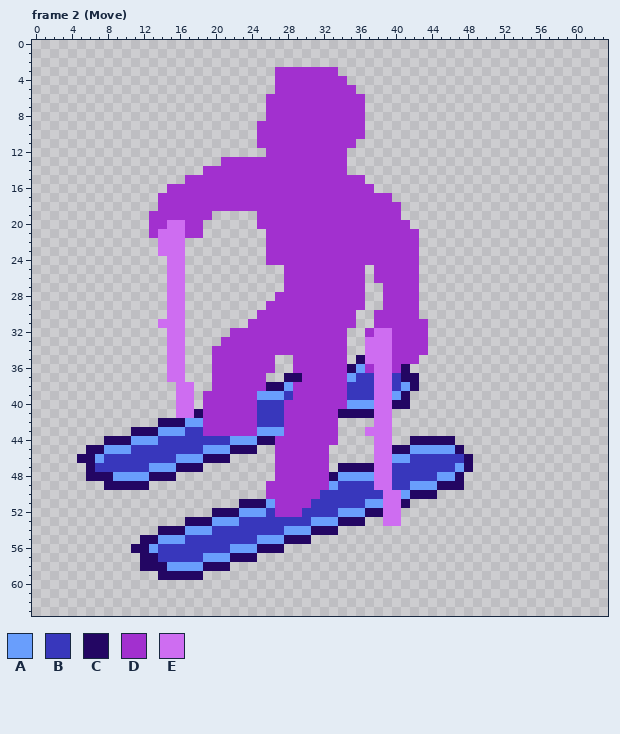
Edited in one commit: pixel-art file (Assets/Aseprite/PlayerExport.aseprite). This is how it looked before the edit.
64x64 pixels, 28 frames. Shown: frame 2 (Move). The commit also changed other frames, which this record leaves out.
Visible layers, top first: "Sticks", "Body", "Ski".
Palette (. is transparent): A #699efc  B #3837bc  C #230663  D #a230cf  E #ce6df1
Pixels before, frame 2 (Move) (only the part around the change), first column x 3:
 0 ......................................................
 1 ......................................................
 2 ......................................................
 3 ........................DDDDDDD.......................
 4 ........................DDDDDDDD......................
 5 ........................DDDDDDDDD.....................
 6 .......................DDDDDDDDDDD....................
 7 .......................DDDDDDDDDDD....................
 8 .......................DDDDDDDDDDD....................
 9 ......................DDDDDDDDDDDD....................
10 ......................DDDDDDDDDDDD....................
11 ......................DDDDDDDDDDD.....................
12 .......................DDDDDDDDD......................
13 ..................DDDDDDDDDDDDDD......................
14 ................DDDDDDDDDDDDDDDD......................
15 ..............DDDDDDDDDDDDDDDDDDDD....................
16 ............DDDDDDDDDDDDDDDDDDDDDDD...................
17 ...........DDDDDDDDDDDDDDDDDDDDDDDDDD.................
18 ...........DDDDDDDDDDDDDDDDDDDDDDDDDDD................
19 ..........DDDDDDD.....DDDDDDDDDDDDDDDD................
20 ..........DDEEDD......DDDDDDDDDDDDDDDDD...............
21 ..........DEEEDD.......DDDDDDDDDDDDDDDDD..............
22 ...........EEE.........DDDDDDDDDDDDDDDDD..............
23 ...........EEE.........DDDDDDDDDDDDDDDDD..............
24 ............EE.........DDDDDDDDDDDDDDDDD..............
25 ............EE...........DDDDDDDDD.DDDDD..............
26 ............EE...........DDDDDDDDD.DDDDD..............
27 ............EE...........DDDDDDDDD..DDDD..............
28 ............EE..........DDDDDDDDDD..DDDD..............
29 ............EE.........DDDDDDDDDDD..DDDD..............
30 ............EE........DDDDDDDDDDD..DDDDD..............
31 ...........EEE.......DDDDDDDDDDDD..DDDDDD.............
32 ............EE.....DDDDDDDDDDDDD..DEEDDDD.............
33 ............EE....DDDDDDDDDDDDDD..EEEDDDD.............
34 ............EE...DDDDDDDDDDDDDDD..EEEDDDD.............
35 ............EE...DDDDDDD..DDDDDD.CEEEDDD..............
36 ............EE...DDDDDDD..DDDDDDCADEEDC...............
37 ............EE...DDDDDD..CCDDDDDABBEEBCC..............
38 .............EE..DDDDDDCCADDDDDDBBBEEBAC..............
39 .............EE.DDDDDDAAABDDDDDDBBBEEAC...............
40 .............EE.DDDDDDBBBDDDDDDDAAAEECC...............
41 .............EECDDDDDDBBBDDDDDDCCCCEE.................
42 ...........CCCAADDDDDDBBBDDDDDD....EE.................
43 ........CCCAAABBDDDDDDAAADDDDDD...EEE.................
44 .....CCCAAABBBBBBBBAAACCDDDDDDD....EE..CCCCC..........
45 ...CCAAABBBBBBBBAAACCC..DDDDDD.....EECCAAAAAC.........
46 ..CCABBBBBBBBAAACCC.....DDDDDD.....EEAABBBBBBC........
47 ...CBBBBBBAAACCC........DDDDDD.CCCCEEBBBBBBBAC........
48 ...CCCAAAACCC...........DDDDDDCAAAAEEBBBBBAAC.........
49 .....CCCCC.............DDDDDDDABBBBEEBBAAACCC.........
50 .......................DDDDDDBBBBBBBEEACCC............
51 ....................CCCADDDDBBBBBBAAEEC...............
52 .................CCCAAABDDDBBBBAAACCEE................
53 ..............CCCAAABBBBBBBBAAACCC..EE................
54 ...........CCCAAABBBBBBBBAAACCC.......................
55 .........CCAAABBBBBBBBAAACCC..........................
56 ........CCABBBBBBBBAAACCC.............................
57 .........CCBBBBBAAACCC................................
58 .........CCCAAAACCC...................................
59 ...........CCCCC......................................
60 ......................................................
61 ......................................................
62 ......................................................
63 ......................................................
After:
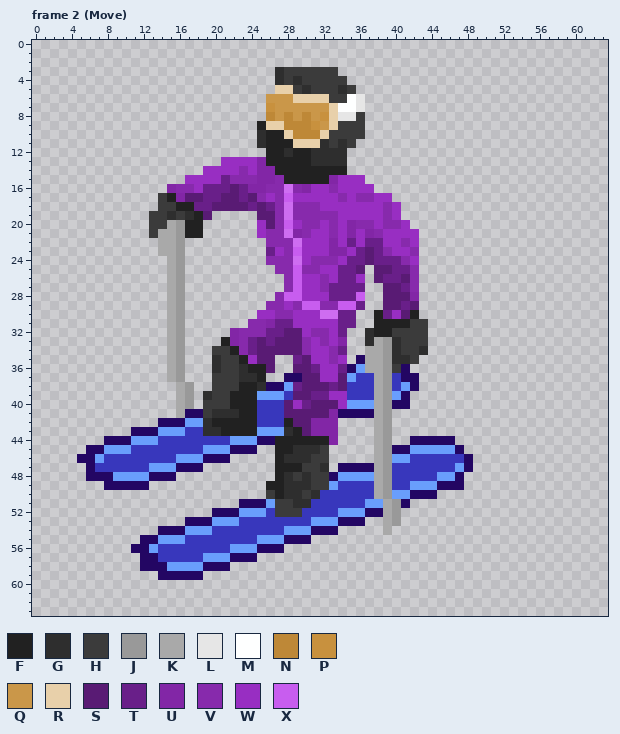
Colours new in this view: F #212121  G #2e2e2e  H #3b3b3b  J #999999  K #a9a9a9  L #e6e6e6  M #feffff  N #be8837  P #c8913e  Q #ca9749  R #e8d0aa  S #591b74  T #691f89  U #8226a6  V #872aac  W #982ec2  X #c85def
What changed:
layer "Details" added
layer "Glasses" added
Changed rows in their new state; - is an unchanged pixel.
Frame 2 (Move):
first column x 13:
 3 --------------GHHHHHH----------
 4 --------------GHGHHHHH---------
 5 --------------RRHGHHHGH--------
 6 -------------QQQRRRRHHML-------
 7 -------------PQQQQQQRMML-------
 8 -------------NQNQNQPRLLH-------
 9 ------------FRRNNNPQRHHH-------
10 ------------GFFRNNNRHHHH-------
11 ------------GFFFRRRGHGH--------
12 -------------FFGFFGGGG---------
13 --------WWWWUFFFFFGGGG---------
14 ------WWWWVWUUFFFFFFFF---------
15 ----WWWWTVVVUUVFFFFFUWWW-------
16 --UVVWTTTSTUUVVEVUWWVWWWW------
17 -HFUSSTTSSTSVWVXWWWWWVWVVWW----
18 -HHFFTTSSSSTSTVEVVVWWWWWWWVW---
19 HHGHGFS-----SSVEVVVVVWWWWWVW---
20 HHKJFF------WSVXWVVWVWUVVWVVW--
21 HKKJFF------WVVEUVWWVWUWUVWWWW-
22 -KKJ---------VVVEWWWUWTWTTWWVW-
23 -KKJ---------TWVXWWWUUWTSTVWWV-
24 --KJ---------VVVEWVVVWTTSTTTVW-
25 --KJ----------VVXVVWWTTS-SSTTV-
26 --KJ-----------VXWWVWTTW-STTSV-
27 --KJ-----------VXWWVTTTT--SSTV-
28 --KJ----------VXXWWWTTTX--SSSU-
29 --KJ---------VVWVXXVVXXT--SSTS-
30 --KJ--------WWVVWWWEETT--FTWSF-
31 -.KJ-------VVUTTWWWWWTT--FFFFHH
32 --KJ-----UVVVTTSSWVVWT--GFFHHHH
33 --KJ----FUVTSTSSSVWVWU--GKJGHHH
34 --KJ---HHFVTSSSSSVWWVT--KKJGHHG
35 --KJ---GHHFWSS--TSWWVW--KKJGGH-
36 --KJ---GHHGFFS--SSTWWT--KKJH---
37 --KJ---HHHGGF----SSWWS---KJ----
38 ---KJ--HHHFFG---TSSSTS---KJ----
39 ---KJ-GHHFFF----SSTTWW---KJ----
40 ---KJ-HHHFFF---SWTSSSW---KJ----
41 ---KC-HGGGFF---SSSSSU----KJ----
42 ------GFFFFF---FSSUUU----KJ----
43 ------GGFFFF---GFSUUU---.KJ----
44 --------------FFFFFFU----KJ----
45 --------------FFGGGH-----KJ----
46 --------------FGGGHH-----KJ----
47 --------------FFFHHG-----KJ----
48 --------------FGHGHH-----KJ----
49 -------------FFGGGHH-----KJ----
50 -------------HFGGHG------KJA---
51 --------------HHGG--------KJ---
52 --------------HHH---------KJ---
53 --------------------------KJ---
54 --------------------------K----
Changed places in both pictures, as pixel boxes (x1, y1, x2, y2):
changed: (149, 67, 428, 535)
